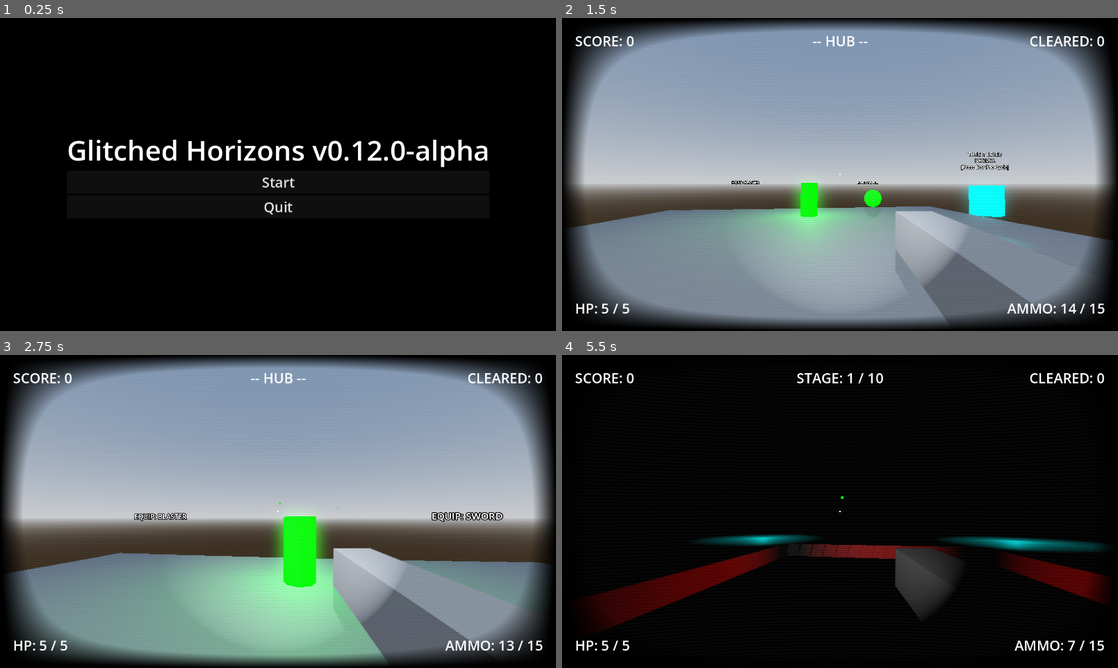
Above: before the commit, frames 1-4 (two rows, left to right).
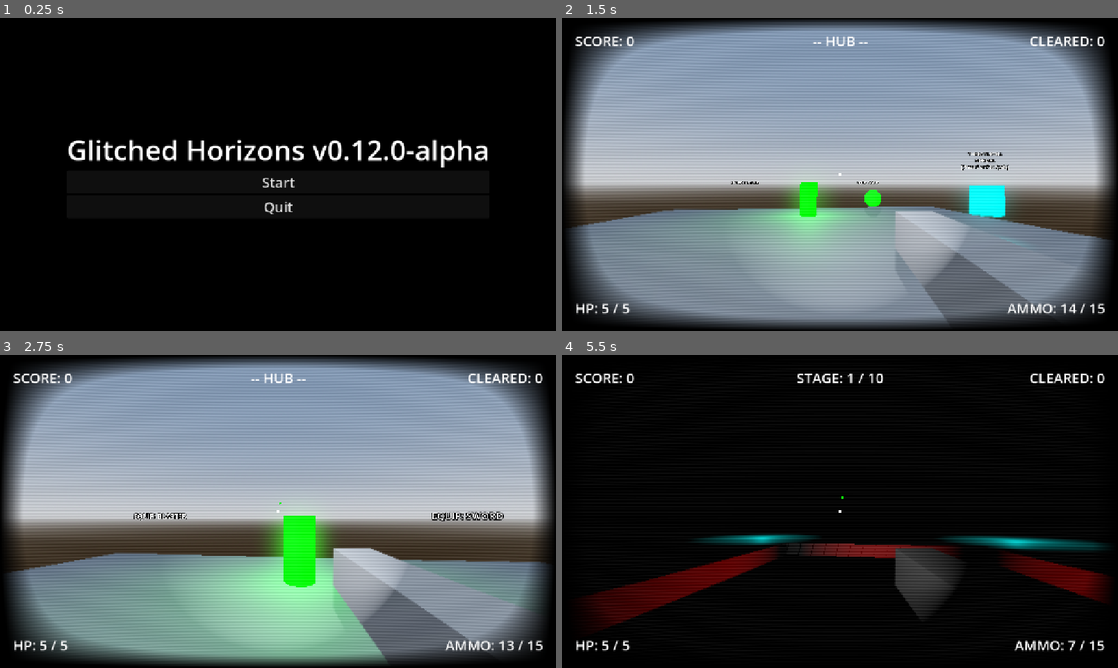
Above: after the commit, the same moments.

Repository: EnderiousGaming/R0-0TRoguelike
Game: Godot game, scene res://scenes/main_menu.tscn
The game is run twice, just before and just after one commit, with the same random seed, the same clock (stepped at 60 frames per second) and the same inputs.
Inputs (mouse positions are in pixels of both pictures, inside the frame that each line leads up to):
- Up to frame 1 (0.25 s): no input
- Up to frame 2 (1.5 s): click "Start" at 0.5 s; move the mouse to (867, 174) at 1.27 s; hold W (move_forward) from 1.28 s (still down); right-click (867, 174) at 1.35 s; click (867, 174) at 1.42 s
- Up to frame 3 (2.75 s): keep holding W (move_forward); tap Space (jump) at 1.52, 2.27 s; move the mouse to (250, 511) at 2.02 s; tap E (interact) at 2.1 s; click (250, 511) at 2.17 s
- Up to frame 4 (5.5 s): keep holding W (move_forward); move the mouse to (851, 505) at 2.77 s; press the mouse at (851, 505) at 2.78 s; move the mouse to (834, 517) at 3.52 s; release the mouse at (834, 517) at 3.53 s; right-click (834, 517) at 3.6 s; click (834, 517) at 3.67 s; tap Space (jump) at 3.77, 4.52, 5.27 s; move the mouse to (878, 514) at 4.27 s; tap E (interact) at 4.35 s; click (878, 514) at 4.42 s; move the mouse to (795, 508) at 5.02 s; click (795, 508) at 5.1 s

The runs differ from the first frame. In frame 1, 1.2% of the frame differs, in the area x 12-88%, y 38-63%; in frame 2, 1.3%; in frame 3, 1.6%; in frame 4, 1.7%, in the area x 2-98%, y 5-95%.

Commit message:
Fixed many bugs within the options screen

Diff:
--- a/project.godot
+++ b/project.godot
@@ -27,6 +27,8 @@
 window/size/viewport_width=1280
 window/size/viewport_height=720
 window/size/resizable=false
+window/stretch/mode="canvas_items"
+window/stretch/aspect="expand"
 
 [global_group]
 
--- a/scenes/player.tscn
+++ b/scenes/player.tscn
@@ -2,6 +2,7 @@
 
 [ext_resource type="Script" uid="uid://bnvka1t8uknl6" path="res://scripts/player.gd" id="1_3vyb7"]
 [ext_resource type="Shader" uid="uid://ck4x4uio6igdq" path="res://shaders/player.gdshader" id="2_g2els"]
+[ext_resource type="Script" uid="uid://dww8r6b8yekrq" path="res://scripts/options_menu.gd" id="2_qhqgy"]
 
 [sub_resource type="CapsuleShape3D" id="CapsuleShape3D_g2els"]
 
@@ -173,6 +174,11 @@
 layout_mode = 2
 theme_override_font_sizes/font_size = 32
 text = "RESUME"
+
+[node name="OptionsButton" type="Button" parent="HUD/PauseMenu/VBoxContainer" unique_id=1089960113]
+layout_mode = 2
+theme_override_font_sizes/font_size = 32
+text = "OPTIONS"
 
 [node name="SaveButton" type="Button" parent="HUD/PauseMenu/VBoxContainer" unique_id=1639395568]
 layout_mode = 2
@@ -297,10 +303,77 @@
 mouse_filter = 2
 color = Color(0.6666667, 0, 0, 0)
 
+[node name="OptionsMenu" type="Panel" parent="HUD" unique_id=1732998522]
+process_mode = 3
+anchors_preset = 15
+anchor_right = 1.0
+anchor_bottom = 1.0
+grow_horizontal = 2
+grow_vertical = 2
+script = ExtResource("2_qhqgy")
+
+[node name="VBoxContainer" type="VBoxContainer" parent="HUD/OptionsMenu" unique_id=867032943]
+layout_mode = 1
+anchors_preset = 8
+anchor_left = 0.5
+anchor_top = 0.5
+anchor_right = 0.5
+anchor_bottom = 0.5
+offset_left = -20.0
+offset_top = -20.0
+offset_right = 20.0
+offset_bottom = 20.0
+grow_horizontal = 2
+grow_vertical = 2
+
+[node name="FullscreenToggle" type="CheckButton" parent="HUD/OptionsMenu/VBoxContainer" unique_id=1423146847]
+layout_mode = 2
+theme_override_font_sizes/font_size = 32
+text = "Fullscreen"
+
+[node name="HBoxContainer" type="HBoxContainer" parent="HUD/OptionsMenu/VBoxContainer" unique_id=1525155243]
+layout_mode = 2
+
+[node name="Label" type="Label" parent="HUD/OptionsMenu/VBoxContainer/HBoxContainer" unique_id=683369586]
+layout_mode = 2
+theme_override_font_sizes/font_size = 32
+text = "Resolution"
+horizontal_alignment = 1
+
+[node name="ResolutionDropdown" type="OptionButton" parent="HUD/OptionsMenu/VBoxContainer/HBoxContainer" unique_id=1263014971]
+layout_mode = 2
+
+[node name="HBoxContainer2" type="HBoxContainer" parent="HUD/OptionsMenu/VBoxContainer" unique_id=331079147]
+layout_mode = 2
+
+[node name="Label" type="Label" parent="HUD/OptionsMenu/VBoxContainer/HBoxContainer2" unique_id=782406517]
+layout_mode = 2
+theme_override_font_sizes/font_size = 32
+text = "Mouse Sensitivity"
+
+[node name="SensitivitySlider" type="HSlider" parent="HUD/OptionsMenu/VBoxContainer/HBoxContainer2" unique_id=1417647546]
+custom_minimum_size = Vector2(200, 50)
+layout_mode = 2
+size_flags_horizontal = 3
+min_value = 0.005
+max_value = 0.05
+step = 0.001
+value = 0.005
+
+[node name="CRTToggle" type="CheckButton" parent="HUD/OptionsMenu/VBoxContainer" unique_id=13420126]
+layout_mode = 2
+theme_override_font_sizes/font_size = 32
+text = "CRT Shader"
+
+[node name="BackButton" type="Button" parent="HUD/OptionsMenu/VBoxContainer" unique_id=1909808677]
+layout_mode = 2
+theme_override_font_sizes/font_size = 32
+text = "Back"
+
 [node name="CRTFilter" type="CanvasLayer" parent="." unique_id=333146233]
 layer = 0
 
-[node name="ColorRect" type="ColorRect" parent="CRTFilter" unique_id=1175821264]
+[node name="CRTEffect" type="ColorRect" parent="CRTFilter" unique_id=1175821264]
 material = SubResource("ShaderMaterial_qhqgy")
 anchors_preset = 15
 anchor_right = 1.0
@@ -311,3 +384,4 @@
 
 [connection signal="area_entered" from="Head/Camera3D/SwordPivot/SwordMesh/SwordHitbox" to="." method="_on_sword_hitbox_area_entered"]
 [connection signal="body_entered" from="Head/Camera3D/SwordPivot/SwordMesh/SwordHitbox" to="." method="_on_sword_hitbox_body_entered"]
+[connection signal="pressed" from="HUD/PauseMenu/VBoxContainer/OptionsButton" to="." method="_on_options_button_pressed"]
--- /dev/null
+++ b/scripts/options_menu.gd
@@ -0,0 +1,114 @@
+extends Panel
+
+# --- UI REFERENCES ---
+@onready var fullscreen_toggle = $VBoxContainer/FullscreenToggle
+@onready var resolution_dropdown = $VBoxContainer/HBoxContainer/ResolutionDropdown
+@onready var sensitivity_slider = $VBoxContainer/HBoxContainer2/SensitivitySlider
+@onready var crt_toggle = $VBoxContainer/CRTToggle
+@onready var back_button = $VBoxContainer/BackButton
+
+# --- RESOLUTION DATA ---
+const RESOLUTIONS = [
+	Vector2i(1920, 1080),
+	Vector2i(1600, 900),
+	Vector2i(1280, 720),
+	Vector2i(1024, 576)
+]
+
+func _ready():
+	# 1. Hide the menu by default
+	visible = false
+
+	# 2. Populate the Resolution Dropdown
+	for res in RESOLUTIONS:
+		resolution_dropdown.add_item(str(res.x) + " x " + str(res.y))
+
+	# 3. Connect Signals
+	fullscreen_toggle.toggled.connect(_on_fullscreen_toggled)
+	resolution_dropdown.item_selected.connect(_on_resolution_selected)
+	sensitivity_slider.value_changed.connect(_on_sensitivity_changed)
+	crt_toggle.toggled.connect(_on_crt_toggled)
+	back_button.pressed.connect(hide_options)
+
+	# 4. Load saved settings and apply them to the UI
+	load_and_apply_settings()
+
+func load_and_apply_settings():
+	var opts = SaveManager.save_data["options"]
+
+	# Update UI elements without triggering their signals
+	fullscreen_toggle.set_pressed_no_signal(opts["fullscreen"])
+	resolution_dropdown.select(opts["resolution_index"])
+	sensitivity_slider.set_value_no_signal(opts["mouse_sensitivity"])
+	crt_toggle.set_pressed_no_signal(opts["crt_shader_enabled"])
+
+	# Apply actual engine changes based on the loaded save data
+	apply_fullscreen(opts["fullscreen"])
+	apply_resolution(opts["resolution_index"])
+	apply_crt(opts["crt_shader_enabled"])
+
+	# Update the player's actual mouse sensitivity variable
+	var player = get_tree().get_first_node_in_group("player")
+	if player:
+		player.mouse_sensitivity = opts["mouse_sensitivity"]
+
+# ==========================================
+# SIGNAL HANDLERS
+# ==========================================
+
+func _on_fullscreen_toggled(toggled_on: bool):
+	apply_fullscreen(toggled_on)
+	SaveManager.save_data["options"]["fullscreen"] = toggled_on
+	SaveManager.save_game()
+
+func _on_resolution_selected(index: int):
+	apply_resolution(index)
+	SaveManager.save_data["options"]["resolution_index"] = index
+	SaveManager.save_game()
+
+func _on_sensitivity_changed(value: float):
+	SaveManager.save_data["options"]["mouse_sensitivity"] = value
+	SaveManager.save_game()
+
+	# Immediately update R0-0T if they exist in the scene
+	var player = get_tree().get_first_node_in_group("player")
+	if player:
+		player.mouse_sensitivity = value
+
+func _on_crt_toggled(toggled_on: bool):
+	apply_crt(toggled_on)
+	SaveManager.save_data["options"]["crt_shader_enabled"] = toggled_on
+	SaveManager.save_game()
+
+# ==========================================
+# ENGINE APPLICATION LOGIC
+# ==========================================
+
+func apply_fullscreen(is_full: bool):
+	if is_full:
+		DisplayServer.window_set_mode(DisplayServer.WINDOW_MODE_FULLSCREEN)
+		resolution_dropdown.disabled = true # Lock resolution when fullscreen
+	else:
+		DisplayServer.window_set_mode(DisplayServer.WINDOW_MODE_WINDOWED)
+		resolution_dropdown.disabled = false
+
+func apply_resolution(index: int):
+	if not SaveManager.save_data["options"]["fullscreen"]:
+		DisplayServer.window_set_size(RESOLUTIONS[index])
+		# Center the window on the player's monitor (Warning-free!)
+		var screen_center = DisplayServer.screen_get_position() + Vector2i(DisplayServer.screen_get_size() / 2.0)
+		var window_size = DisplayServer.window_get_size()
+		DisplayServer.window_set_position(screen_center - Vector2i(window_size / 2.0))
+
+func apply_crt(is_enabled: bool):
+	# Grab the root player node
+	var player = get_tree().get_first_node_in_group("player")
+	if player:
+		# Search down the correct path from the root
+		var crt_rect = player.get_node_or_null("CRTFilter/CRTEffect")
+		if crt_rect:
+			crt_rect.visible = is_enabled
+
+func hide_options():
+	visible = false
+	get_parent().get_node("PauseMenu").visible = true
--- a/scripts/player.gd
+++ b/scripts/player.gd
@@ -66,6 +66,8 @@
 @onready var resume_button = $HUD/PauseMenu/VBoxContainer/ResumeButton
 @onready var quit_button = $HUD/PauseMenu/VBoxContainer/QuitButton
 @onready var save_button = $HUD/PauseMenu/VBoxContainer/SaveButton
+@onready var options_button = $HUD/PauseMenu/VBoxContainer/OptionsButton
+@onready var options_menu = $HUD/OptionsMenu # Assuming it's a child of the HUD
 @onready var grapple_bar = $HUD/GrappleBar
 @onready var damage_overlay = $HUD/DamageOverlay
 
@@ -87,6 +89,10 @@
 	resume_button.pressed.connect(toggle_pause)
 	save_button.pressed.connect(save_game_from_menu)
 	quit_button.pressed.connect(quit_to_menu)
+	options_button.pressed.connect(func():
+		pause_menu.visible = false
+		options_menu.visible = true
+)
 
 	update_weapon_loadout()
 
@@ -607,3 +613,8 @@
 			RunManager.player_speed_multiplier += 0.4
 			await get_tree().create_timer(1.5).timeout
 			RunManager.player_speed_multiplier -= 0.4
+
+
+
+func _on_options_button_pressed() -> void:
+	pass # Replace with function body.
--- a/scripts/save_manager.gd
+++ b/scripts/save_manager.gd
@@ -18,8 +18,11 @@
 		"master_volume": 1.0,
 		"sfx_volume": 1.0,
 		"music_volume": 1.0,
+		"fullscreen": false,
+		"resolution_index": 1, # We will use an index (0 = 1080p, 1 = 720p, etc.)
 		"mouse_sensitivity": 0.002,
-		"difficulty": 1
+		"difficulty": 1,
+		"crt_shader_enabled": true
 	},
 	"unlocks": {
 		"highest_shop_tier": 1
Not shown, changed: export_presets.cfg
Not shown, added: scripts/options_menu.gd.uid
